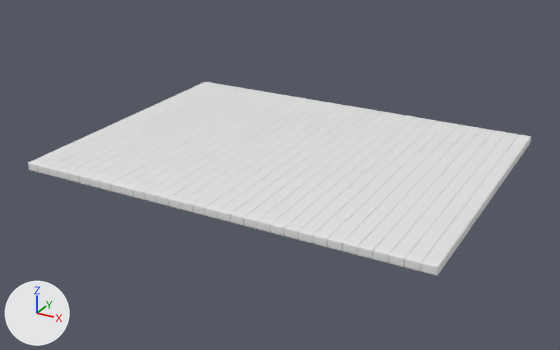
The Blender file Blender 3d Assets/Floor Texture.blend, before and after one commit.
Rendered twice from a 50 mm lens placed at (8.27, -15.58, 6.8), pointed at (-0.11, -0.35, -0.81). The lights are fixed; the arrows at lower left show +X, +Y and +Z.

The older version as bpy lines, for what is in view:
```python
me_плоскость_002 = bpy.data.meshes.new('Плоскость.002')
me_плоскость_002.from_pydata(...)  # 45 vertices, 32 faces; spans x -5.0..-3.76, y -3.72..3.72, z 0.0
me_плоскость_002.polygons.foreach_set('use_smooth', [True] * 32)
me_плоскость_003 = bpy.data.meshes.new('Плоскость.003')
me_плоскость_003.from_pydata(...)  # 4 vertices, 1 face; spans x -5.0..4.99, y -3.75..3.75, z 0.0
me_плоскость_003.materials.append(mat_material)
ob_проекция = bpy.data.objects.new('Проекция', me_плоскость_003)
ob_проекция.location = (0.0, 0.0, -0.01)
ob_проекция.hide_set(True)
ob_рельеф = bpy.data.objects.new('Рельеф', me_плоскость_002)
ob_рельеф.location = (0.0, 0.0, -0.33)
_m = ob_рельеф.modifiers.new('Массив', 'ARRAY')
_m.count = 8
_m.constant_offset_displace = (0.0, 0.0, 0.0)
_m = ob_рельеф.modifiers.new('EdgeSplit', 'EDGE_SPLIT')
_m.use_edge_angle = False
_m = ob_рельеф.modifiers.new('Объёмность', 'SOLIDIFY')
_m.thickness = 0.2
_m.offset = 0.0
_m = ob_рельеф.modifiers.new('Подразделения', 'SUBSURF')
_m.subdivision_type = 'SIMPLE'
_m.levels = 4
_m.render_levels = 4
_m = ob_рельеф.modifiers.new('Фаска', 'BEVEL')
_m.width = 0.02
_m.width_pct = 0.02
_m.segments = 2
```
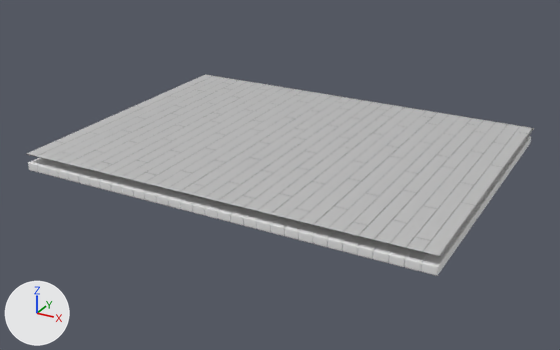
The change, as a diff of the scene's bpy script:
```diff
--- a/Blender 3d Assets/Floor Texture.blend.py
+++ b/Blender 3d Assets/Floor Texture.blend.py
@@ ob_проекция @@
 ob_проекция.location = (0.0, 0.0, -0.01)
-ob_проекция.hide_set(True)
```

Changed parts and their boxes [x1, y1, x2, y2] in the pictures (560 x 350 px):
'Проекция', shown: after [27, 74, 534, 257]
'Рельеф', unchanged, covered by the edit: before [28, 82, 531, 276]; after [28, 136, 531, 276]
